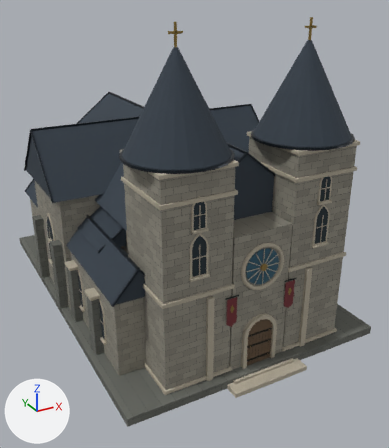
Two versions of the Blender file ArtSource/Blender/FantasyChurchAndBlacksmith.blend, one commit apart.
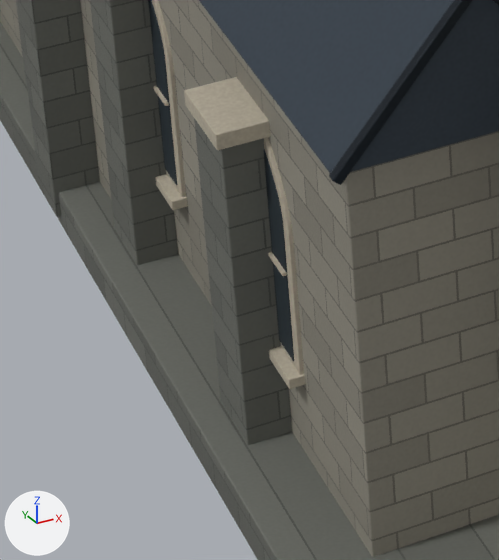
There are two pictures of each version: one whole from a 50 mm camera at (-17.7, -36.4, 23.4) aimed at (1.3, -1.8, 6.1), one close up on the part from 13% to 37% of the width and 61% to 84% of the height. Arrows for +X, +Y and +Z are at lower left; the lights stay in place. The older version's two pictures come first.

The first close-up shows 'Carved lancet surround.002', 'Carved lancet surround.003', 'Church aisle', 'Church aisle roof', 'Church aisle roof bargeboard', 'Church buttress cap', 'Church foundation', 'Church stepped buttress', 'Church stepped buttress.001', 'Church transept', 'Recessed window.002', 'Recessed window.003', 'Stone sill.002', 'Stone sill.003', 'Transept corner buttress', 'Window transom.002', 'Window transom.003' and 1 more.
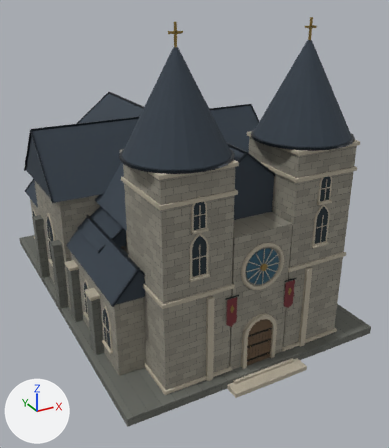
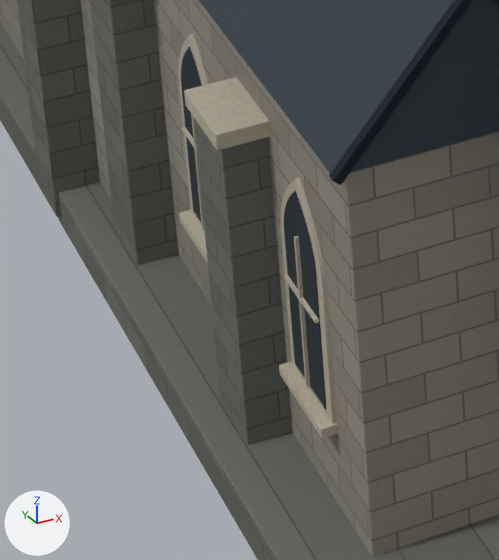
The change, as a list of edits to the scene's bpy script:
```text
Change ob_carved_lancet_surround_002:
    ob_carved_lancet_surround_002.location: (0.0, 0.0, 0.0) -> (0.0, -1.75, 0.0)
Change ob_recessed_window_002:
    ob_recessed_window_002.location: (0.0, 0.0, 0.0) -> (0.0, -1.75, 0.0)
Change ob_stone_sill_002:
    ob_stone_sill_002.location: (-8.66, -2.5, 1.832) -> (-8.66, -4.25, 1.832)
Change ob_window_center_mullion_002:
    ob_window_center_mullion_002.location: (-8.688, -2.5, 3.072) -> (-8.688, -4.25, 3.072)
Change ob_window_transom_002:
    ob_window_transom_002.location: (-8.688, -2.5, 3.265) -> (-8.688, -4.25, 3.265)
Change ob_carved_lancet_surround_003:
    ob_carved_lancet_surround_003.location: (0.0, 0.0, 0.0) -> (0.0, -1.1, 0.0)
Change ob_recessed_window_003:
    ob_recessed_window_003.location: (0.0, 0.0, 0.0) -> (0.0, -1.1, 0.0)
Change ob_stone_sill_003:
    ob_stone_sill_003.location: (-8.66, -7.0, 1.832) -> (-8.66, -8.1, 1.832)
Change ob_window_center_mullion_003:
    ob_window_center_mullion_003.location: (-8.688, -7.0, 3.072) -> (-8.688, -8.1, 3.072)
Change ob_window_transom_003:
    ob_window_transom_003.location: (-8.688, -7.0, 3.265) -> (-8.688, -8.1, 3.265)
```

Pixel boxes [x1, y1, x2, y2] of what changed, in the close-ups (499 x 560 px):
'Recessed window.003', moved
    before: [264, 150, 294, 361]
    after: [284, 191, 327, 410]
'Carved lancet surround.003', moved
    before: [264, 137, 304, 375]
    after: [281, 178, 337, 424]
'Recessed window.002', moved
    before: [148, 0, 177, 185]
    after: [181, 47, 202, 222]
'Carved lancet surround.002', moved
    before: [152, 0, 186, 197]
    after: [178, 34, 208, 231]
'Stone sill.003', moved
    before: [269, 346, 306, 389]
    after: [279, 361, 338, 438]
'Stone sill.002', moved
    before: [155, 174, 188, 210]
    after: [179, 210, 208, 264]
'Window center mullion.003', moved (not visible before)
    after: [294, 236, 310, 387]
'Window transom.003', moved
    before: [268, 252, 287, 276]
    after: [284, 275, 319, 323]
'Window center mullion.002', moved (not visible before)
    after: [191, 114, 205, 231]
'Window transom.002', moved
    before: [153, 86, 169, 106]
    after: [182, 127, 197, 152]
